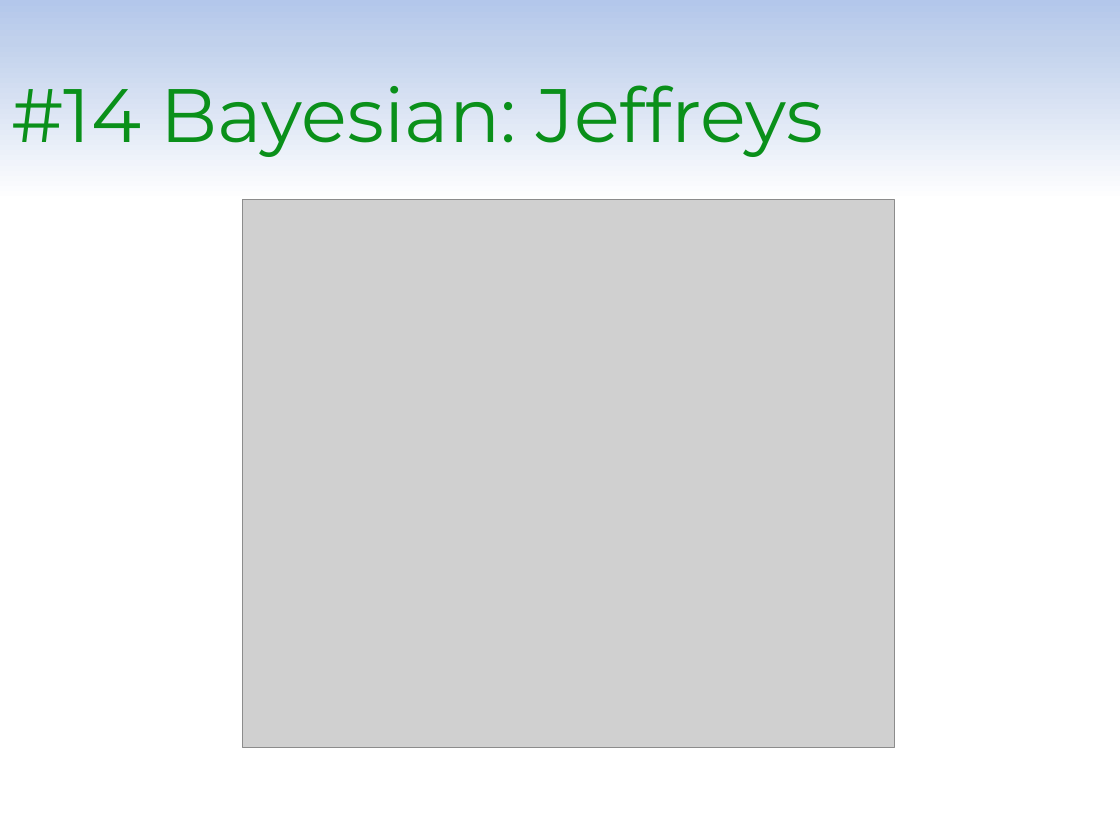
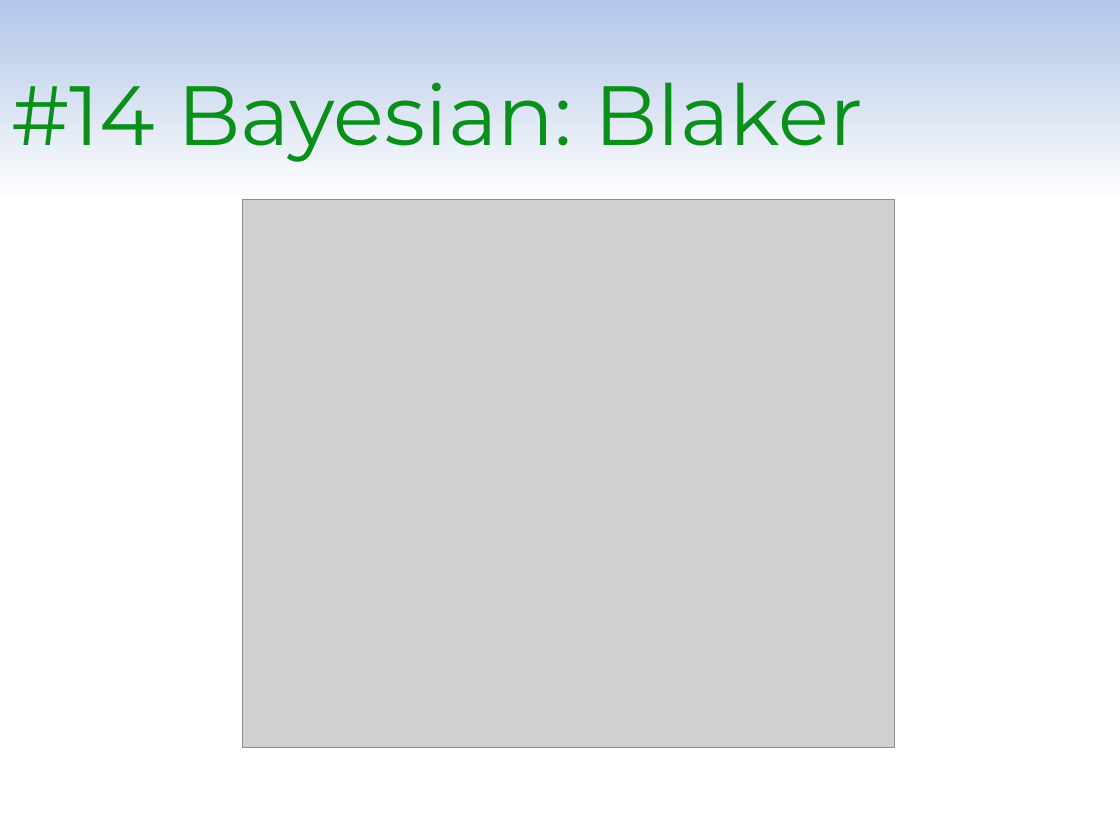
Before and after one commit to Jiangtang/SESUG, a slide deck: slide 30 of 2015/SD103.pptx (slide 31 before the commit). Drawn at 1120x840 pixels with LibreOffice and Linux fonts; fonts in the diff are those of the drawing; grey boxes stand for pictures; background and template pictures are left out. Boxes give left, top, right and bottom in pixels: in the first picture for what was removed or moved away, otherwise in the second. Text is boxed around its words. In the diff, an @@ line names an element or a change of style, - is before the commit and + after.

```diff
--- a/2015/SD103.pptx
+++ b/2015/SD103.pptx
@@ title at (x1=11, y1=82, x2=863, y2=162): text changed; size 48.6 to 54 pt @@
-#14 Bayesian: Jeffreys
+#14 Bayesian: Blaker
```
Also in this commit, not shown: 6 other slides changed, 1 slide removed, 2 other files.
